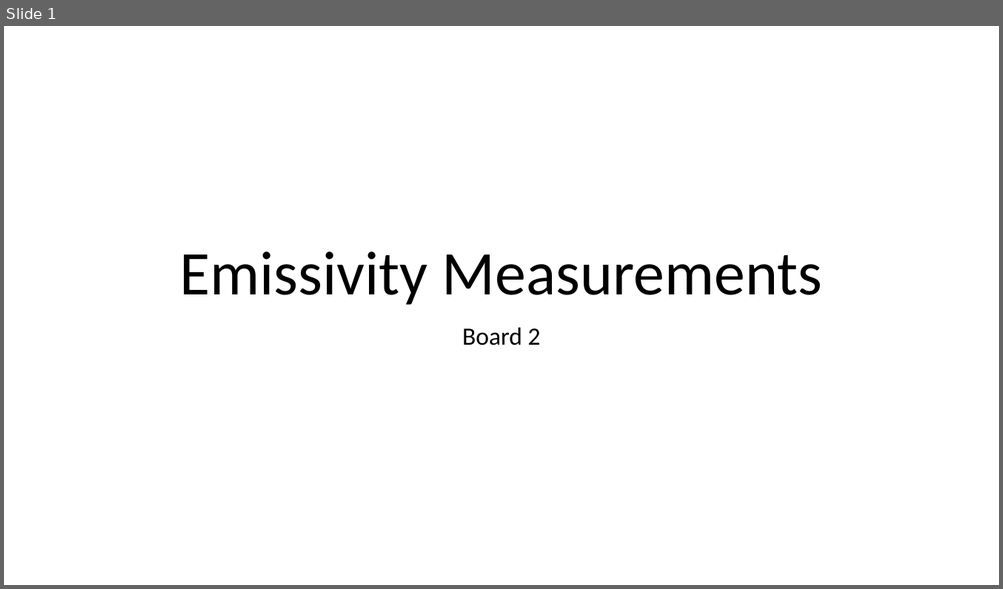
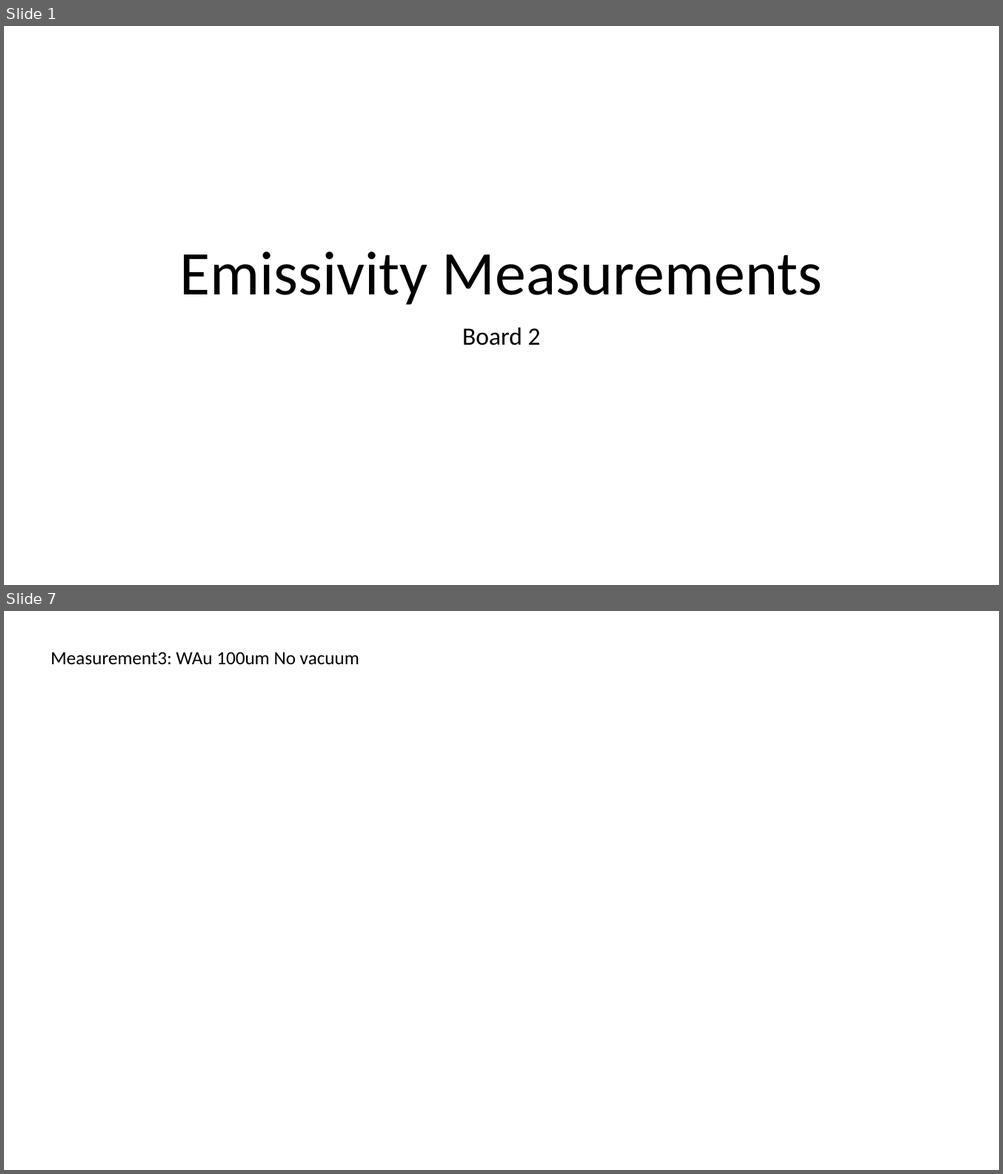
Before and after one commit to navarrof/Emissivity_Stuff, a slide deck: Board2.pptx. Shown one above the other, each under a label of ours: slide 1 before the commit, slides 1 and 7 after it; the slides between them are not shown. The pictures are 1003x589 and 1003x1174 pixels, drawn with LibreOffice and Linux fonts; fonts in the diff are those of the drawing. Boxes give left, top, right and bottom in pixels: in the first picture for what was removed or moved away, otherwise in the second. Text is boxed around its words. In the diff, an @@ line names an element or a change of style, - is before the commit and + after.

Commit message:
Measurements December

```diff
--- a/Board2.pptx
+++ b/Board2.pptx
@@ slide 7 added at (4, 611, 999, 1170), background #FFFFFF @@
@@ text added at (51, 652, 359, 665), 18 pt, text #000000 @@
+Measurement3: WAu 100um No vacuum
```
Also in this commit, not shown: 1 slide changed, 7 other slides added, 1 slide removed, 56 other files.
